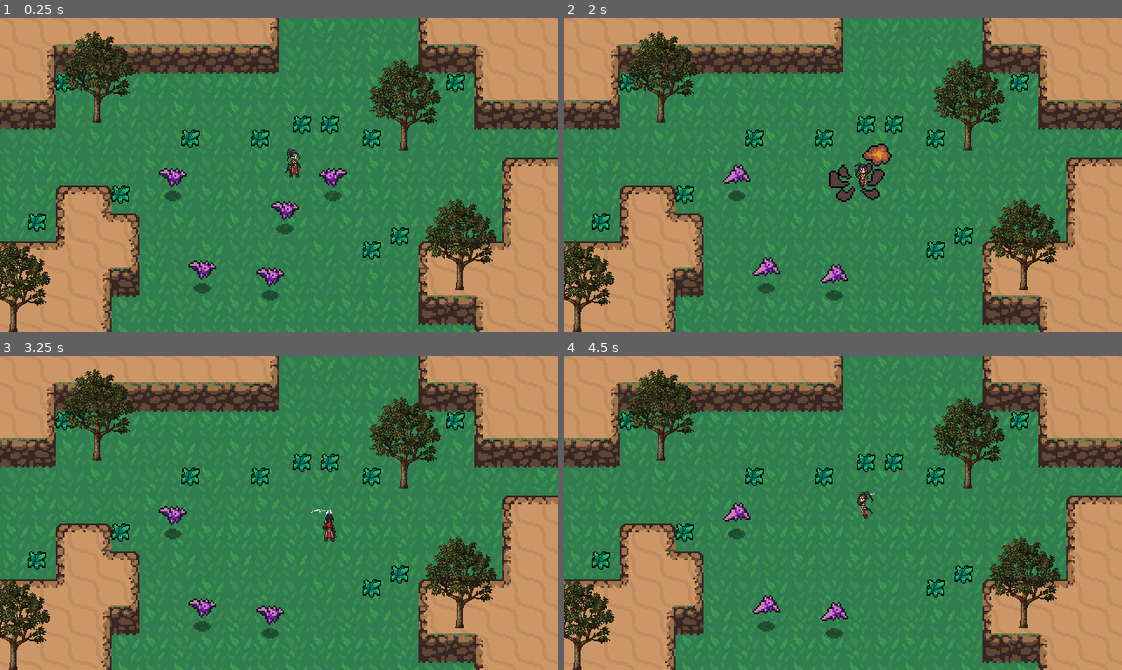
Above: before the commit, frames 1-4 (two rows, left to right).
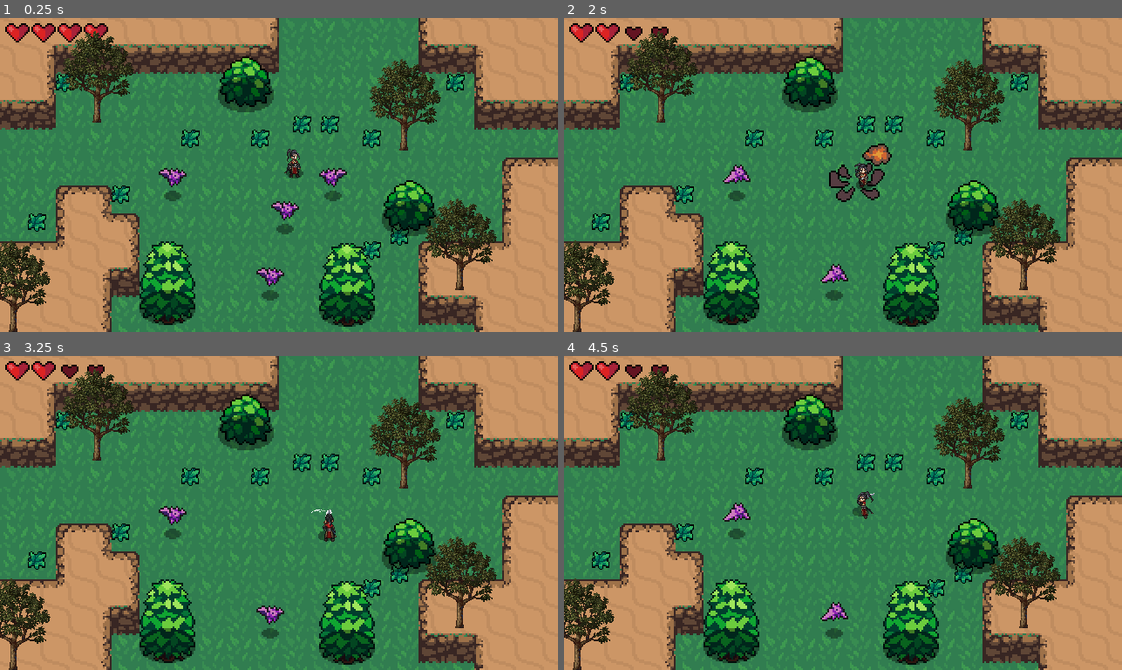
Above: after the commit, the same moments.

Repository: baifengxiao/action-rpg
Game: Godot game, scene res://World.tscn
The game is run twice, just before and just after one commit, with the same random seed, the same clock (stepped at 60 frames per second) and the same inputs.
Inputs:
- Up to frame 1 (0.25 s): no input
- Up to frame 2 (2 s): hold Right (ui_right) 0.53-1.28 s; tap J (attack) at 0.6, 1.35 s; hold Down (ui_down) from 1.28 s (still down)
- Up to frame 3 (3.25 s): release Down (ui_down) at 2.03 s; hold Right (ui_right) 2.03-2.78 s; tap J (attack) at 2.1, 2.85 s; hold Up (ui_up) from 2.78 s (still down)
- Up to frame 4 (4.5 s): release Up (ui_up) at 3.53 s; hold Left (ui_left) from 3.53 s (still down); tap J (attack) at 3.6, 4.35 s

The runs differ from the first frame. In frame 1, 7.9% of the frame differs, in the area x 0-79%, y 1-99%; in frame 2, 7.8%; in frame 3, 7.8%; in frame 4, 7.8%.

Commit message:
feat: part16.玩家生命值UI & 一些其他环境资源

Diff:
--- a/Player/player.tscn
+++ b/Player/player.tscn
@@ -1,10 +1,11 @@
-[gd_scene load_steps=44 format=3 uid="uid://jy0fexd7h55g"]
+[gd_scene load_steps=45 format=3 uid="uid://jy0fexd7h55g"]
 
 [ext_resource type="Script" path="res://Player/player.gd" id="1_d3nqt"]
 [ext_resource type="Texture2D" uid="uid://drfddsh45r5yv" path="res://Player/Player.png" id="2_1dkym"]
 [ext_resource type="PackedScene" uid="uid://bc5ytq8ycu7fn" path="res://Effects/Hitbox&Hurtbox/hitbox.tscn" id="3_mky1o"]
 [ext_resource type="Script" path="res://Effects/Hitbox&Hurtbox/SworldHitbox.gd" id="4_buolq"]
 [ext_resource type="PackedScene" uid="uid://bi60yctrnktic" path="res://Effects/Hitbox&Hurtbox/hurtbox.tscn" id="5_mid1e"]
+[ext_resource type="Texture2D" uid="uid://dbw1trpyneesm" path="res://Shadows/MediumShadow.png" id="6_67gb0"]
 
 [sub_resource type="CapsuleShape2D" id="CapsuleShape2D_yusqv"]
 radius = 2.0
@@ -562,7 +563,7 @@
 tree_root = SubResource("AnimationNodeStateMachine_c1qe6")
 anim_player = NodePath("../AnimationPlayer")
 parameters/current_length = 6.0
-parameters/current_position = 5.55642
+parameters/current_position = 0.899156
 parameters/current_delta = 0.0166667
 parameters/Attack/current_length = 0.4
 parameters/Attack/current_position = 0.4
@@ -584,14 +585,14 @@
 parameters/End/current_position = 0.0
 parameters/End/current_delta = 0.0
 parameters/Idle/current_length = 6.0
-parameters/Idle/current_position = 5.55642
+parameters/Idle/current_position = 0.899156
 parameters/Idle/current_delta = 0.0166667
 parameters/Idle/blend_position = Vector2(1, 0)
 parameters/Idle/0/current_length = null
 parameters/Idle/0/current_position = null
 parameters/Idle/0/current_delta = null
 parameters/Idle/1/current_length = 6.0
-parameters/Idle/1/current_position = 5.55642
+parameters/Idle/1/current_position = 0.899156
 parameters/Idle/1/current_delta = 0.0166667
 parameters/Idle/2/current_length = 6.0
 parameters/Idle/2/current_position = 0.0972623
@@ -641,6 +642,11 @@
 scale = Vector2(0.668911, 0.668911)
 shape = SubResource("CapsuleShape2D_qqpkq")
 
+[node name="ShadowSprite" type="Sprite2D" parent="."]
+position = Vector2(1, 1)
+scale = Vector2(0.6, 0.6)
+texture = ExtResource("6_67gb0")
+
 [connection signal="area_entered" from="Hurtbox" to="." method="_on_hurtbox_area_entered"]
 
 [editable path="HitboxPivot/SwordHitbox"]
--- /dev/null
+++ b/UI/health_ui.gd
@@ -0,0 +1,31 @@
+extends Control
+
+var hearts = 4:set = set_hearts
+var max_hearts = 4:set = set_max_hearts
+
+@onready var hert_ui_empty: TextureRect = $HertUIEmpty
+@onready var hert_ui_full: TextureRect = $HertUIFull
+
+
+#@onready var label = $Label
+
+#检查hearts
+func set_hearts(value):
+	hearts = clamp(value,0,max_hearts)
+	if hert_ui_full != null:
+		#15根据材质大小来的
+		hert_ui_full.size.x = hearts * 15
+	#if label != null:
+		#label.text = "HP = " +str(hearts)
+
+func set_max_hearts(value):
+	max_hearts = max(value,1)
+	self.hearts = min(hearts,max_hearts)
+	if hert_ui_empty != null:
+		hert_ui_empty.size.x = max_hearts * 15
+
+func _ready() -> void:
+	self.max_hearts = PlayerStats.max_health
+	self.hearts = PlayerStats.health
+	PlayerStats.connect("health_changed",Callable(self,"set_hearts"))
+	PlayerStats.connect("max_health_changed",Callable(self,"set_max_hearts"))
--- /dev/null
+++ b/UI/health_ui.tscn
@@ -0,0 +1,27 @@
+[gd_scene load_steps=4 format=3 uid="uid://c3y7qwnqql08y"]
+
+[ext_resource type="Script" path="res://UI/health_ui.gd" id="1_gdu6m"]
+[ext_resource type="Texture2D" uid="uid://cgwqbuf1ut3cm" path="res://UI/HeartUIEmpty.png" id="2_mv4pq"]
+[ext_resource type="Texture2D" uid="uid://u6sq1j1dagem" path="res://UI/HeartUIFull.png" id="3_sqtby"]
+
+[node name="HealthUI" type="Control"]
+layout_mode = 3
+anchors_preset = 0
+offset_right = 104.0
+offset_bottom = 40.0
+script = ExtResource("1_gdu6m")
+
+[node name="HertUIEmpty" type="TextureRect" parent="."]
+layout_mode = 0
+offset_right = 59.0
+offset_bottom = 12.0
+texture = ExtResource("2_mv4pq")
+stretch_mode = 1
+
+[node name="HertUIFull" type="TextureRect" parent="."]
+layout_mode = 0
+offset_right = 45.0
+offset_bottom = 11.0
+texture = ExtResource("3_sqtby")
+expand_mode = 1
+stretch_mode = 1
--- a/World.tscn
+++ b/World.tscn
@@ -7,6 +7,9 @@
 [ext_resource type="Texture2D" uid="uid://b03fg8ibr5ovo" path="res://World/CliffTileset.png" id="5_anls2"]
 [ext_resource type="PackedScene" uid="uid://fnmwfi6538tk" path="res://World/grass.tscn" id="6_26acm"]
 [ext_resource type="PackedScene" uid="uid://d4g87pmvptfmv" path="res://ememies/bat.tscn" id="7_j57k6"]
+[ext_resource type="PackedScene" uid="uid://c3y7qwnqql08y" path="res://UI/health_ui.tscn" id="8_uw165"]
+[ext_resource type="PackedScene" uid="uid://dgrmoegr3nbkh" path="res://World/bush.tscn" id="9_1gwjs"]
+[ext_resource type="PackedScene" uid="uid://m46s2sp5wmhy" path="res://World/Bigtree.tscn" id="10_vtmx2"]
 
 [sub_resource type="TileSetAtlasSource" id="TileSetAtlasSource_vjo5k"]
 texture = ExtResource("1_f73x5")
@@ -1985,9 +1988,6 @@
 [node name="Bat" parent="Bats" instance=ExtResource("7_j57k6")]
 position = Vector2(155, 159)
 
-[node name="Bat2" parent="Bats" instance=ExtResource("7_j57k6")]
-position = Vector2(116, 155)
-
 [node name="Bat3" parent="Bats" instance=ExtResource("7_j57k6")]
 position = Vector2(194, 105)
 
@@ -1996,3 +1996,28 @@
 
 [node name="Bat5" parent="Bats" instance=ExtResource("7_j57k6")]
 position = Vector2(163, 125)
+
+[node name="HealthUI" parent="." instance=ExtResource("8_uw165")]
+offset_left = 3.0
+offset_top = 3.0
+offset_right = 107.0
+offset_bottom = 43.0
+
+[node name="Bushs" type="Node2D" parent="."]
+
+[node name="Bush" parent="Bushs" instance=ExtResource("9_1gwjs")]
+position = Vector2(141, 37)
+
+[node name="Bush2" parent="Bushs" instance=ExtResource("9_1gwjs")]
+position = Vector2(235, 108)
+
+[node name="BigTrees" type="Node2D" parent="."]
+
+[node name="Tree" parent="BigTrees" instance=ExtResource("10_vtmx2")]
+position = Vector2(199, 153)
+
+[node name="Tree2" parent="BigTrees" instance=ExtResource("10_vtmx2")]
+position = Vector2(96, 152)
+
+[node name="Tree3" parent="BigTrees" instance=ExtResource("10_vtmx2")]
+position = Vector2(258, -27)
--- /dev/null
+++ b/World/Bigtree.tscn
@@ -0,0 +1,22 @@
+[gd_scene load_steps=4 format=3 uid="uid://m46s2sp5wmhy"]
+
+[ext_resource type="Texture2D" uid="uid://pi8vx545k7cg" path="res://World/Tree.png" id="1_ni2ee"]
+[ext_resource type="Texture2D" uid="uid://c0jl2omivd0lm" path="res://Shadows/LargeShadow.png" id="2_00w0l"]
+
+[sub_resource type="CapsuleShape2D" id="CapsuleShape2D_s3gwm"]
+radius = 8.0
+height = 28.0
+
+[node name="Tree" type="StaticBody2D"]
+
+[node name="Sprite2D" type="Sprite2D" parent="."]
+texture = ExtResource("1_ni2ee")
+
+[node name="CollisionShape2D" type="CollisionShape2D" parent="."]
+position = Vector2(0, 12)
+rotation = 1.5708
+shape = SubResource("CapsuleShape2D_s3gwm")
+
+[node name="ShadowSprite" type="Sprite2D" parent="."]
+position = Vector2(0, 14)
+texture = ExtResource("2_00w0l")
--- /dev/null
+++ b/World/bush.tscn
@@ -0,0 +1,22 @@
+[gd_scene load_steps=4 format=3 uid="uid://dgrmoegr3nbkh"]
+
+[ext_resource type="Texture2D" uid="uid://bcdm7187lfk4i" path="res://World/Bush.png" id="1_llk6d"]
+[ext_resource type="Texture2D" uid="uid://c0jl2omivd0lm" path="res://Shadows/LargeShadow.png" id="2_upgu3"]
+
+[sub_resource type="CapsuleShape2D" id="CapsuleShape2D_i600e"]
+radius = 8.0
+height = 26.0
+
+[node name="Bush" type="StaticBody2D"]
+
+[node name="Sprite2D" type="Sprite2D" parent="."]
+texture = ExtResource("1_llk6d")
+
+[node name="ShadowSprite" type="Sprite2D" parent="."]
+position = Vector2(0, 7)
+texture = ExtResource("2_upgu3")
+
+[node name="CollisionShape2D" type="CollisionShape2D" parent="."]
+position = Vector2(0, 3)
+rotation = 1.5708
+shape = SubResource("CapsuleShape2D_i600e")
--- a/stats.gd
+++ b/stats.gd
@@ -1,12 +1,22 @@
 extends Node2D
 
-@export var max_health:int = 1
-@onready var health  = max_health:set=set_health
+@export var max_health:int = 1:set =set_max_health
+var health  = max_health:set=set_health
 
 signal no_health
+signal health_changed(value)
+signal  max_health_changed(value)
+
+func set_max_health(value):
+	max_health = value
+	self.health = min(health,max_health)
+	emit_signal("max_health_changed",max_health)
 
 #health被设置时，set函数会被自动调用
 func set_health(value):
 	health = value
+	emit_signal("health_changed",health)
 	if health <= 0:
 		emit_signal("no_health")
+func _ready() -> void:
+	self.health = max_health
Binary file added: Shadows/LargeShadow.png
Binary file added: Shadows/MediumShadow.png
Binary file added: UI/HeartUIEmpty.png
Binary file added: UI/HeartUIFull.png
Not shown: 1 places in World.tscn that only renumber resources
Binary file added: World/Bush.png
Binary file added: World/Tree.png
